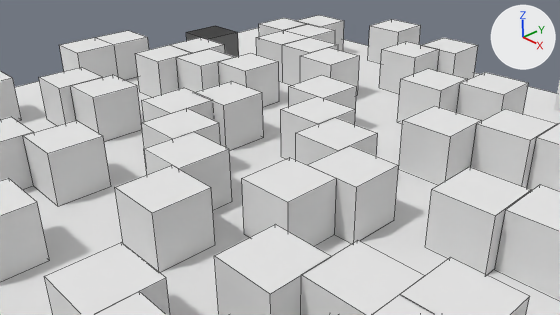
The Blender file sandbox/intermediary/capturetheflag.blend: old version first, new version second.
The view is the same before and after, from the file's camera 'Camera'. Lighting does not change. The marker at upper right points along +X, +Y and +Z. Mesh edges are drawn as thin lines. Objects named as collision shapes, trigger or cutter boxes, shadow casters or lower levels of detail are left out.
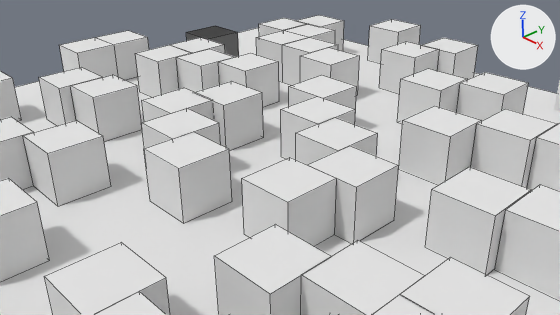
Changed parts and their boxes [x1, y1, x2, y2] in the pictures (560 x 315 px):
'Cube.000', no longer drawn
    before: [115, 165, 215, 272]

What the commit changed:
me_cube_051 is used by ob_cube_000; location (0.608, -2.441, 0.5); scale (-0.5, -0.5, 0.5).
me_cube_051 had 8 vertices, 6 faces and spanned x -1.0..1.0, y -1.0..1.0, z -1.0..1.0.
me_cube_051 now has 0 vertices, 0 faces and spans empty.
me_cube_051 part 1: the whole mesh is rebuilt.
Object 'Cube.000' (ob_cube_000) moves from (0.608, -2.441, 0.5) to (0.0, 0.0, 0.0).
